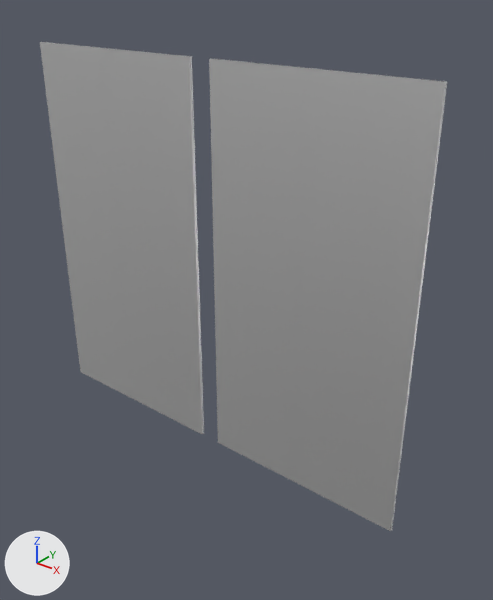
The glTF model asset_packs/props/Quaternius_Furniture/GLB/Window_Large1.glb: old version first, new version second.
Rendered twice from a camera (50 mm lens) standing at (1.61, -1.77, 1.92) and looking at (0.14, 0.07, 0.78). Lighting does not change. The marker at lower left points along +X, +Y and +Z. The older version comes first.

Before the edit, the objects in view are built like this:
```python
mat_white = principled_material('White')
mat_white.base_color = (0.448, 0.443, 0.429)  # grey #b3b2af
mat_white.roughness = 0.69
mat_white.alpha = 0.0
me_cube_090 = bpy.data.meshes.new('Cube.090')
me_cube_090.from_pydata(...)  # 140 vertices, 252 faces; spans x -0.92..0.92, y -0.07..0.07, z 0.0..1.7
# faces by material slot: [204, 48]
me_cube_090.materials.append(mat_white)  # grey #b3b2af
me_cube_090.materials.append(mat_glass)  # white #e7e7e7
ob_window_large1 = bpy.data.objects.new('Window_Large1', me_cube_090)
ob_window_large1.location = (0.0, 0.0, 0.0)
```
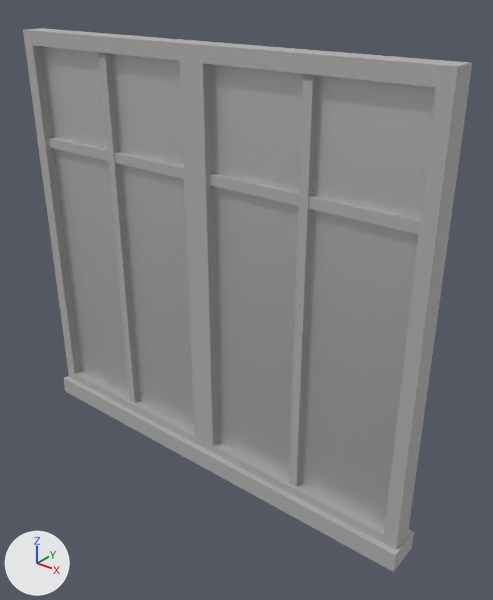
Pixel boxes [x1, y1, x2, y2] of what changed, in the pictures (493 x 600 px):
'Window_Large1', surface changed: [23, 28, 472, 572] in both

Patch to the scene script:
```diff
--- a/asset_packs/props/Quaternius_Furniture/GLB/Window_Large1.glb.py
+++ b/asset_packs/props/Quaternius_Furniture/GLB/Window_Large1.glb.py
@@ mat_white @@
 mat_white.roughness = 0.69
-mat_white.alpha = 0.0
```
